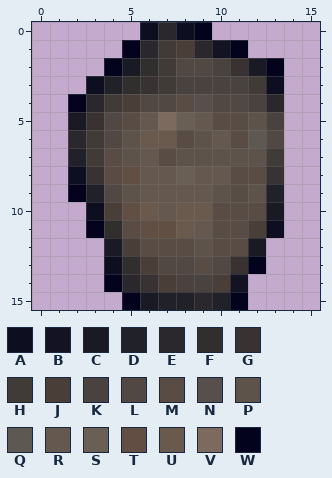
A pixel-art sprite gets an edit: res/ore.png. That is the earlier state.
The file is 16x16 pixels. Colours within 5 levels of each other are drawn and written as one.
Palette (. is transparent): A #0e0e21  B #141323  C #1a1a25  D #212129  E #2b282d  F #312f2e  G #383332  H #413b38  J #493e38  K #49423e  L #514843  M #594c45  N #564f4b  P #5e534b  Q #5d5851  R #64584f  S #695f54  T #614f44  U #6a5a4d  V #7c6a5f  W #03031d
New version:
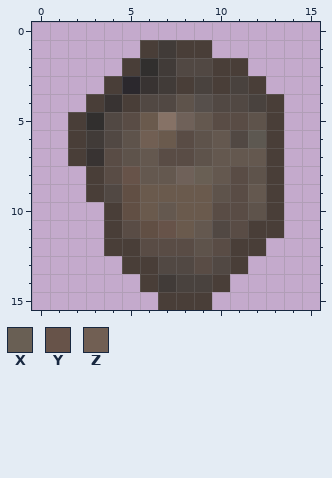
Colours new in this view: X #695f54  Y #675349  Z #715f53
What changed:
colour S: #695f54 -> #6f6159
colour V: #7c6a5f -> #867266
Changed rows in their new state; - is a pixel that keeps its letter.
first column x 2:
 0 ----....----
 1 ---.J--J..--
 2 --.J----JJ..
 3 -.JE--J-J-J.
 4 .JG---P----J
 5 JF--U------J
 6 J---Z----L-J
 7 JG----M-RRRJ
 8 .J-Y---X--PJ
 9 .J-TUUUU--RJ
10 -.--------PJ
11 -.J--Y--L--J
12 --J------JJ-
13 --.J-----J.-
14 --..JH---.--
15 ---..JJJ..--
Where, in picture pixels (left, top, right, bottom), the same in both pictures:
changed: (68, 22, 284, 310)
